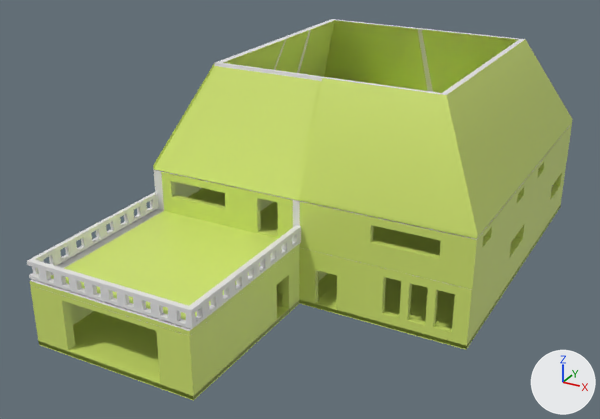
The FBX model HorrorGame/Assets/Models/House/House.fbx as it was, and as the next commit left it.
Rendered twice from a 50 mm lens placed at (6.81, -15.86, 9.06), pointed at (-0.62, -2.36, 2.31). The axes (+X, +Y, +Z) are drawn at lower right. The lights are the same throughout. Where no turn or scale is listed for an object, it has been applied to the vertices.
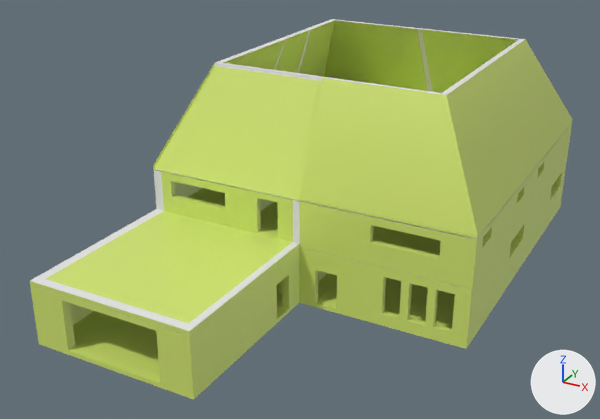
Boxes [x1, y1, x2, y2] around the edits, measured in the pictures (600 x 419 px):
'Cube.019', deleted
    before: [27, 192, 301, 329]
'Cube.001', deleted (green)
    before: [38, 205, 561, 401]

Patch to the scene script:
```diff
--- a/HorrorGame/Assets/Models/House/House.fbx.py
+++ b/HorrorGame/Assets/Models/House/House.fbx.py
@@ ob_cube_001 @@
-ob_cube_001 = bpy.data.objects.new('Cube.001', me_cube_001)
-ob_cube_001.location = (0.0, 0.09, 0.93)
@@ ob_cube_019 @@
-ob_cube_019 = bpy.data.objects.new('Cube.019', me_cube_021)
-ob_cube_019.location = (-0.02, -4.48, 2.25)
-ob_cube_019.rotation_euler = (0.0, 0.0, -3.142)  # degrees (0, 0, -180)
-ob_cube_019.scale = (-0.0543, -1.0, -0.0283)
```
